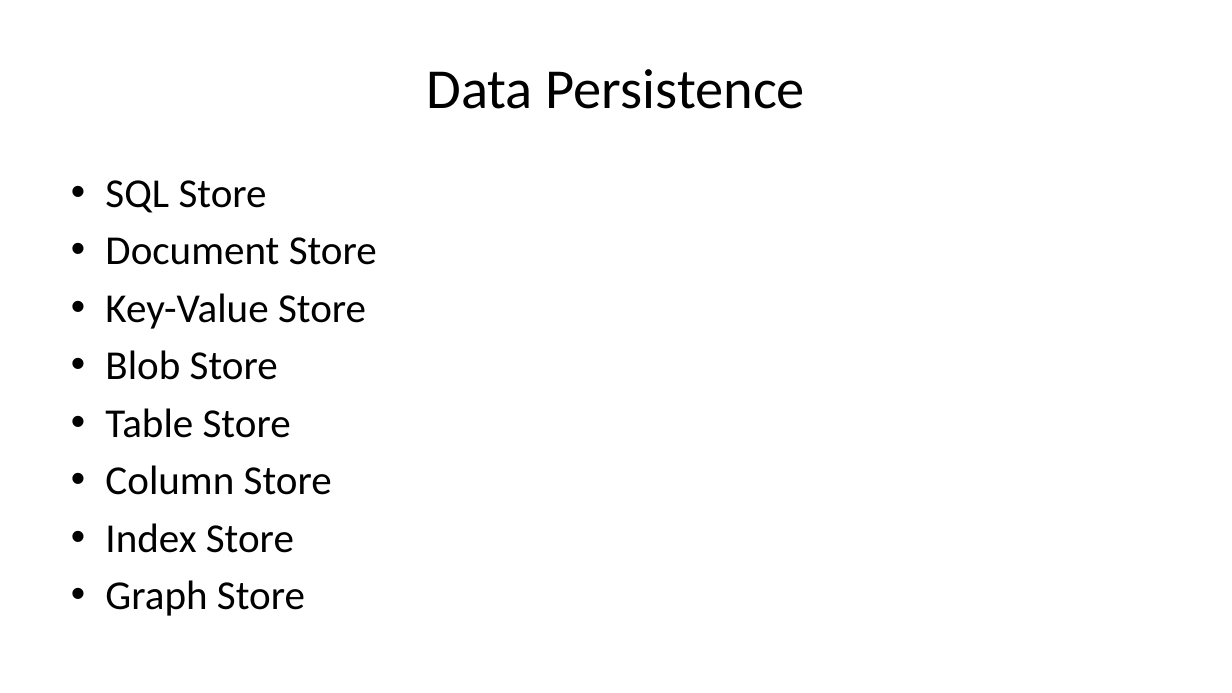
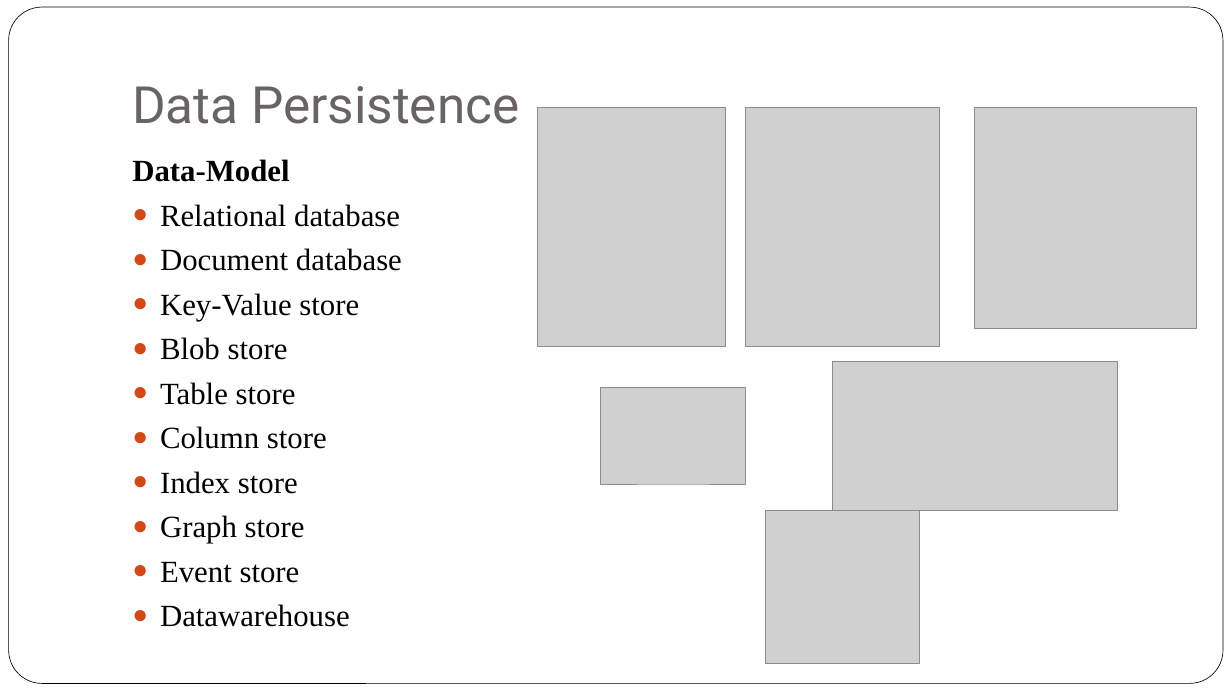
Before and after one commit to iskandersierra/DevSharp, a slide deck: slide 11 of Docs/Distributed Architecture.pptx (slide 5 before the commit). Drawn at 1232x693 pixels with LibreOffice and Linux fonts; fonts in the diff are those of the drawing; grey boxes stand for pictures. Boxes give left, top, right and bottom in pixels: in the first picture for what was removed or moved away, otherwise in the second. Text is boxed around its words. In the diff, an @@ line names an element or a change of style, - is before the commit and + after.

Commit message:
Updated document Distributed Architecture.pptx

```diff
--- a/Docs/Distributed Architecture.pptx
+++ b/Docs/Distributed Architecture.pptx
@@ rounded rectangle added at <box>8,7,1223,684</box>, fill #FFFFFF, outline #000000 0.5 pt @@
@@ title "Data Persistence": place and size @@
-title "Data Persistence" at <box>426,69,805,109</box>
+title "Data Persistence" at <box>132,86,519,124</box>
@@ title "Data Persistence" at <box>132,86,519,124</box>: size 44 to 40 pt, font Calibri to Roboto, text colour #000000 to #696464; alignment centre to left; vertical alignment middle to bottom @@
@@ picture added at <box>538,107,726,347</box> @@
@@ picture added at <box>746,107,940,347</box> @@
@@ picture added at <box>975,107,1197,329</box> @@
@@ text at <box>132,159,402,583</box>: text changed; size 32 to 24.1 pt; font Calibri to Times New Roman @@
-• SQL Store
-• Document Store
-• Key-Value Store
-• Blob Store
-• Table Store
-• Column Store
-• Index Store
-• Graph Store
+Data-Model
+● Relational database
+● Document database
+● Key-Value store
+● Blob store
+● Table store
+● Column store
+● Index store
+● Graph store
+● Event store
+● Datawarehouse
@@ picture added at <box>601,388,745,484</box> @@
@@ picture added at <box>833,361,1118,510</box> @@
@@ picture added at <box>765,510,919,664</box> @@
```
Also in this commit, not shown: 13 other slides changed, 9 slides added, 2 slides removed.
